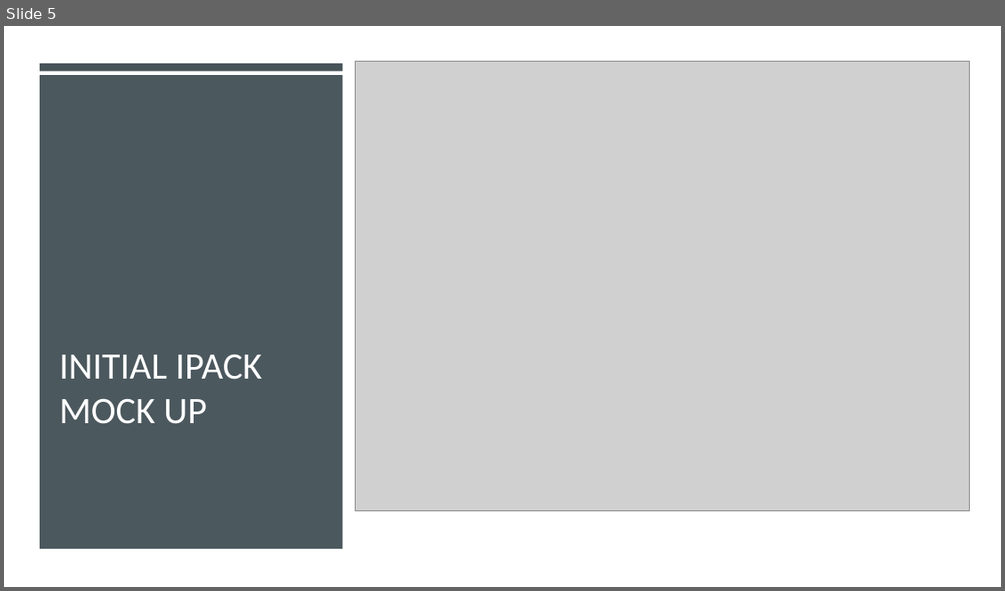
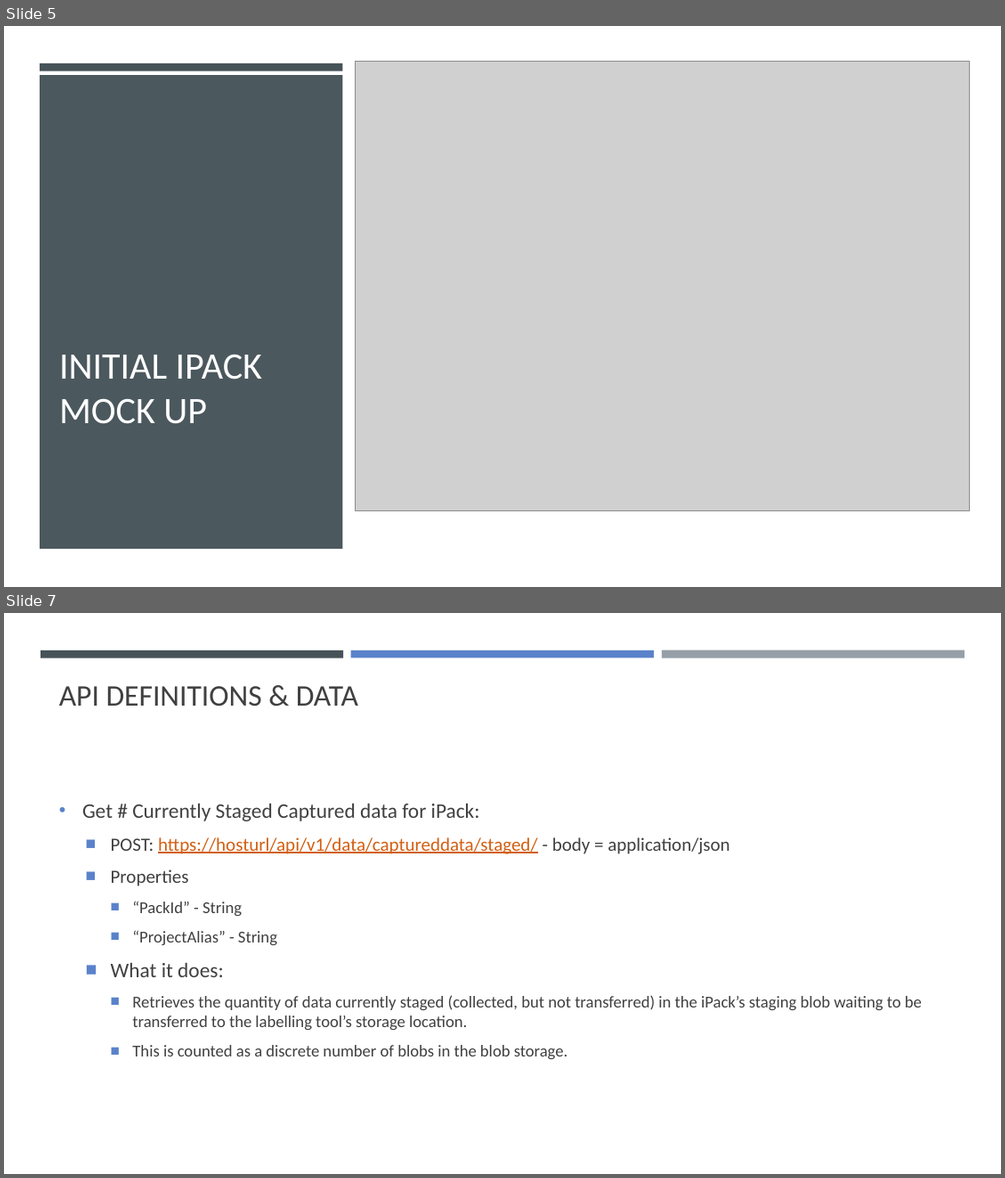
Before and after one commit to drcrook1/oiaip, a slide deck: documentation/design/OiAIP & iPack ML Design Doc.pptx. Shown one above the other, each under a label of ours: slide 5 before the commit, slides 5 and 7 after it; the slides between them are not shown. The pictures are 1005x591 and 1005x1178 pixels, drawn with LibreOffice and Linux fonts; fonts in the diff are those of the drawing; grey boxes stand for pictures. Boxes give left, top, right and bottom in pixels: in the first picture for what was removed or moved away, otherwise in the second. Text is boxed around its words. In the diff, an @@ line names an element or a change of style, - is before the commit and + after.

```diff
--- a/documentation/design/OiAIP & iPack ML Design Doc.pptx
+++ b/documentation/design/OiAIP & iPack ML Design Doc.pptx
@@ slide 7 added at (4,613,1001,1174), background #FFFFFF @@
@@ rectangle added at (40,650,343,657), fill #465359 @@
@@ rectangle added at (351,650,654,657), fill #5A82CB @@
@@ rectangle added at (662,650,964,658), fill #969FA7 @@
@@ title added at (59,686,358,706), 28.8 pt, text #404040 @@
+API DEFINITIONS & DATA
@@ text added at (82,803,922,1059), 16 pt, text #404040 @@
+• Get # Currently Staged Captured data for iPack:
+  ■ POST: https://hosturl/api/v1/data/captureddata/staged/ - body = application/json
+  ■ Properties
+    ■ “PackId” - String
+    ■ “ProjectAlias” - String
+  ■ What it does:
+    ■ Retrieves the quantity of data currently staged (collected, but not transferred) in the iPack’s staging blob waiting to be transferred to the labelling tool’s storage location.
+    ■ This is counted as a discrete number of blobs in the blob storage.
```
Also in this commit, not shown: 4 other slides added, 20 other files.
